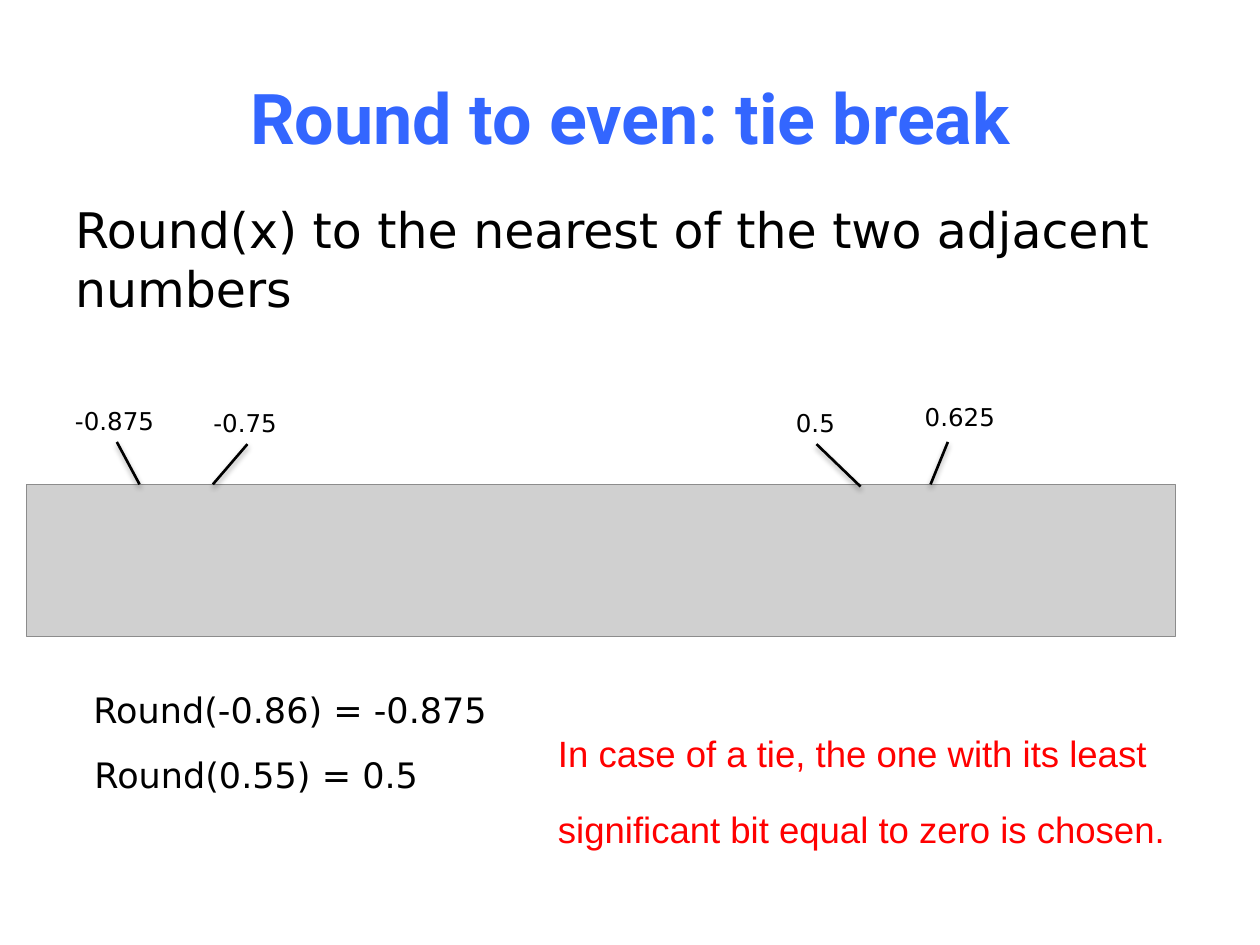
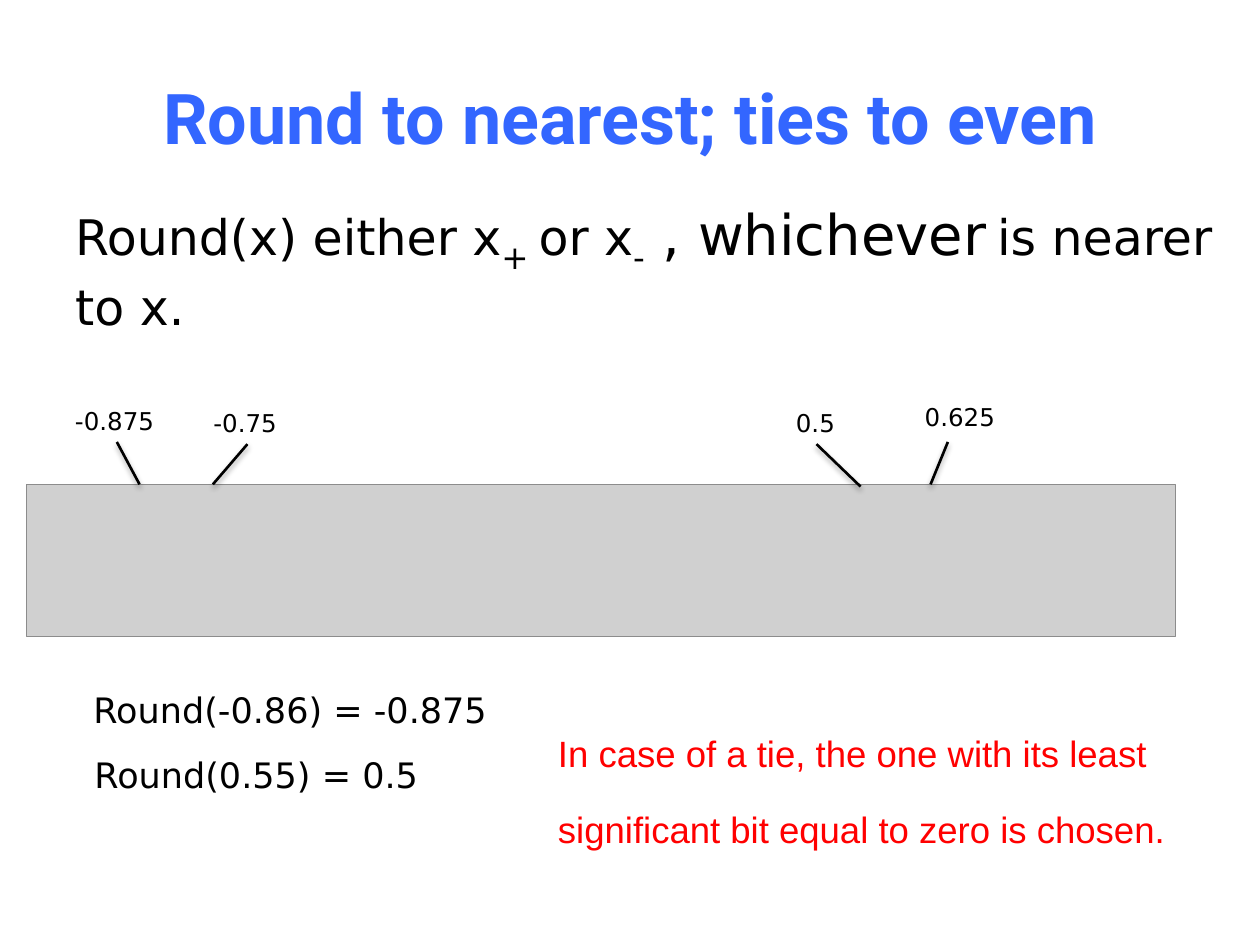
Before and after one commit to NYU-CSO/nyu-cso.github.io, a slide deck: slide 77 of notes/03-floats.pptx (slide 63 before the commit). Drawn at 1260x945 pixels with LibreOffice and Linux fonts; fonts in the diff are those of the drawing; grey boxes stand for pictures. Boxes give left, top, right and bottom in pixels: in the first picture for what was removed or moved away, otherwise in the second. Text is boxed around its words. In the diff, an @@ line names an element or a change of style, - is before the commit and + after.

```diff
--- a/notes/03-floats.pptx
+++ b/notes/03-floats.pptx
@@ title at [163,91,1096,157]: text changed @@
-Round to even: tie break
+Round to nearest; ties to even
@@ text at [75,212,1212,326]: text changed @@
-Round(x) to the nearest of the two adjacent numbers
+Round(x) either x+ or x- , whichever is nearer to x.
```
Also in this commit, not shown: 32 other slides changed, 23 slides added, 11 slides removed, 1 other file.
